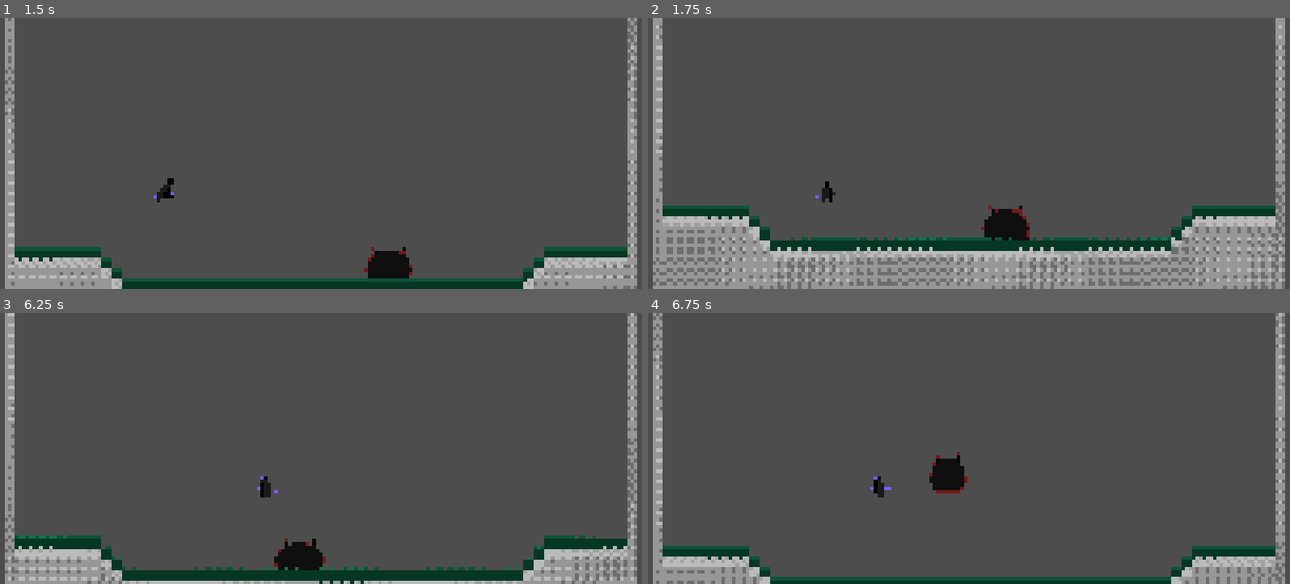
Above: before the commit, frames 1-4 (two rows, left to right).
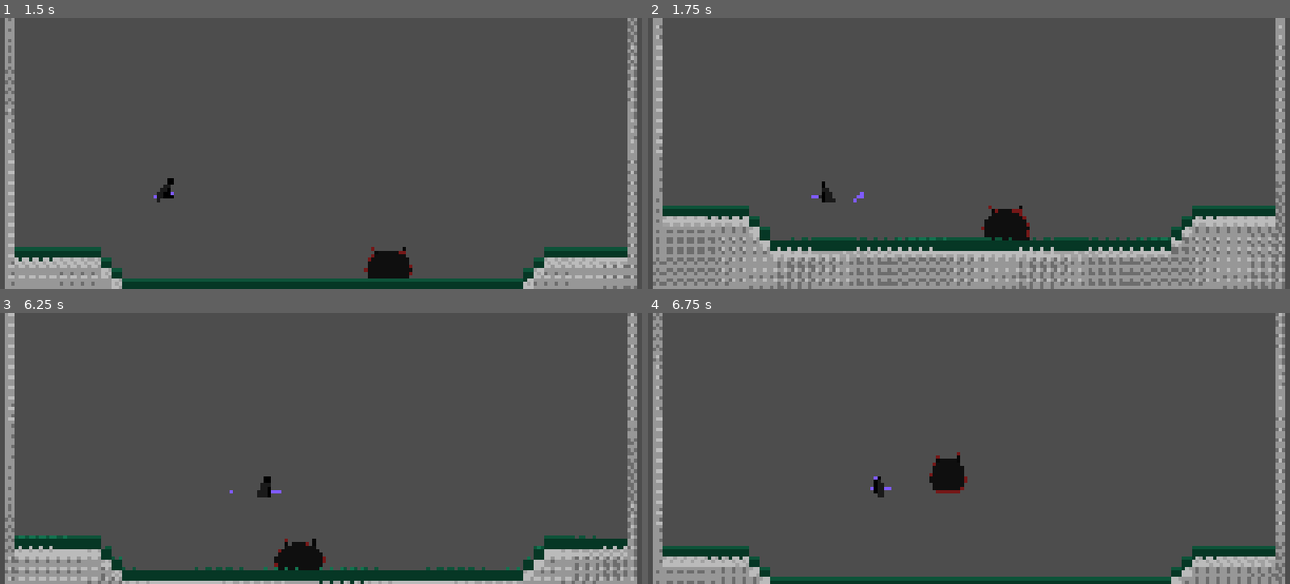
Above: after the commit, the same moments.

Repository: AnejMajnik/soulsvania
Game: Godot game, scene res://scenes/game.tscn
Same seed, same stepped clock (60 frames per second), same inputs: the game is played once before the commit and once after it.
Inputs (mouse positions are in pixels of both pictures, inside the frame that each line leads up to):
- Up to frame 1 (1.5 s): move the mouse to (462, 139) at 0.52 s; hold D (move_right) from 0.53 s (still down); click (462, 139) at 0.6 s; tap Space (jump) at 0.77, 0.8, 1.07, 1.35 s; move the mouse to (192, 167) at 1.27 s
- Up to frame 2 (1.75 s): keep holding D (move_right); tap Space (jump) at 1.52 s; click (840, 167) at 1.55 s
- Up to frame 3 (6.25 s): tap Space (jump) at 1.82, 2.3, 3.02, 3.32, 3.6, 3.77, 4.07, 4.52, 4.82, 5.3, 5.85, 6.02 s; move the mouse to (385, 388) at 2.02 s; release D (move_right) at 2.03 s; hold A (move_left) 2.03-2.78 s; click (385, 388) at 2.1 s; move the mouse to (288, 502) at 2.77 s; hold D (move_right) 2.78-4.28 s; click (288, 502) at 2.85 s; move the mouse to (513, 489) at 3.52 s; move the mouse to (128, 407) at 4.27 s; hold A (move_left) 4.28-5.03 s; click (128, 407) at 4.35 s; move the mouse to (353, 448) at 5.02 s; hold D (move_right) 5.03-5.78 s; click (353, 448) at 5.1 s; move the mouse to (224, 380) at 5.77 s; hold A (move_left) from 5.78 s (still down); click (224, 380) at 6.05 s
- Up to frame 4 (6.75 s): keep holding A (move_left); tap Space (jump) at 6.32 s; move the mouse to (1110, 434) at 6.52 s; click (1110, 434) at 6.6 s

Frame 1 is identical in both runs. In frame 2, 0.1% of the frame differs, in the area x 25-34%, y 60-69%; in frame 3, 0.1%; in frame 4, nothing differs.

Commit message:
Refactored player to use animation player for animations, as well as attack hit calls. Added sounds for footsteps and attack

Diff:
--- a/scenes/player.tscn
+++ b/scenes/player.tscn
@@ -3,8 +3,11 @@
 [ext_resource type="Texture2D" uid="uid://bkyeuvrutvh3u" path="res://assets/spritesheets/player_spritesheet.png" id="1_3vyb7"]
 [ext_resource type="Script" uid="uid://bs2ss227joghs" path="res://scripts/player.gd" id="1_g2els"]
 [ext_resource type="Script" uid="uid://bvpidnwfs1qx4" path="res://scripts/state_machine/state_machine.gd" id="3_qlg0r"]
+[ext_resource type="AudioStream" uid="uid://bj5jfwrvw60ua" path="res://assets/sounds/sword_slash.wav" id="3_ur7pv"]
 [ext_resource type="Script" uid="uid://br78qqwufxrq4" path="res://scripts/state_machine/player_states/player_idle_state.gd" id="4_tuyoq"]
+[ext_resource type="AudioStream" uid="uid://c4c17hqwlgbqw" path="res://assets/sounds/sword_clash.wav" id="4_y4r1p"]
 [ext_resource type="Script" uid="uid://ciltuolb0mr44" path="res://scripts/state_machine/player_states/player_move_state.gd" id="5_qlg0r"]
+[ext_resource type="AudioStream" uid="uid://cqagr00gjfmwc" path="res://assets/sounds/footsteps.wav" id="5_y4r1p"]
 [ext_resource type="Script" uid="uid://6ocqtedx8yik" path="res://scripts/state_machine/player_states/player_jump_state.gd" id="6_tuyoq"]
 [ext_resource type="Script" uid="uid://o7ankqefpxra" path="res://scripts/state_machine/player_states/player_attack_state.gd" id="7_fjrip"]
 
@@ -213,6 +216,249 @@
 "speed": 15.0
 }]
 
+[sub_resource type="Animation" id="Animation_d2wvv"]
+length = 0.001
+tracks/0/type = "value"
+tracks/0/imported = false
+tracks/0/enabled = true
+tracks/0/path = NodePath("AnimatedSprite2D:frame")
+tracks/0/interp = 1
+tracks/0/loop_wrap = true
+tracks/0/keys = {
+"times": PackedFloat32Array(0),
+"transitions": PackedFloat32Array(1),
+"update": 1,
+"values": [1]
+}
+tracks/1/type = "value"
+tracks/1/imported = false
+tracks/1/enabled = true
+tracks/1/path = NodePath("Sounds/SwordClash:playing")
+tracks/1/interp = 1
+tracks/1/loop_wrap = true
+tracks/1/keys = {
+"times": PackedFloat32Array(0),
+"transitions": PackedFloat32Array(1),
+"update": 1,
+"values": [false]
+}
+tracks/2/type = "value"
+tracks/2/imported = false
+tracks/2/enabled = true
+tracks/2/path = NodePath("Sounds/SwordSlash:playing")
+tracks/2/interp = 1
+tracks/2/loop_wrap = true
+tracks/2/keys = {
+"times": PackedFloat32Array(0),
+"transitions": PackedFloat32Array(1),
+"update": 1,
+"values": [false]
+}
+tracks/3/type = "value"
+tracks/3/imported = false
+tracks/3/enabled = true
+tracks/3/path = NodePath("AnimatedSprite2D:animation")
+tracks/3/interp = 1
+tracks/3/loop_wrap = true
+tracks/3/keys = {
+"times": PackedFloat32Array(0),
+"transitions": PackedFloat32Array(1),
+"update": 1,
+"values": [&"idle"]
+}
+tracks/4/type = "value"
+tracks/4/imported = false
+tracks/4/enabled = true
+tracks/4/path = NodePath("Sounds/Footsteps:playing")
+tracks/4/interp = 1
+tracks/4/loop_wrap = true
+tracks/4/keys = {
+"times": PackedFloat32Array(0),
+"transitions": PackedFloat32Array(1),
+"update": 1,
+"values": [false]
+}
+
+[sub_resource type="Animation" id="Animation_3v2ag"]
+resource_name = "attack_combo"
+step = 0.06666667
+tracks/0/type = "value"
+tracks/0/imported = false
+tracks/0/enabled = true
+tracks/0/path = NodePath("AnimatedSprite2D:frame")
+tracks/0/interp = 1
+tracks/0/loop_wrap = true
+tracks/0/keys = {
+"times": PackedFloat32Array(0, 0.06666667, 0.13333334, 0.20000002, 0.26666668, 0.33333334, 0.40000004, 0.4666667, 0.53333336, 0.6, 0.6666667, 0.73333335, 0.8000001, 0.86666673, 0.9333334, 1),
+"transitions": PackedFloat32Array(1, 1, 1, 1, 1, 1, 1, 1, 1, 1, 1, 1, 1, 1, 1, 1),
+"update": 1,
+"values": [0, 1, 3, 4, 5, 6, 7, 8, 9, 10, 11, 12, 13, 14, 15, 16]
+}
+tracks/1/type = "value"
+tracks/1/imported = false
+tracks/1/enabled = true
+tracks/1/path = NodePath("Sounds/SwordClash:playing")
+tracks/1/interp = 1
+tracks/1/loop_wrap = true
+tracks/1/keys = {
+"times": PackedFloat32Array(0.4666667),
+"transitions": PackedFloat32Array(1),
+"update": 1,
+"values": [true]
+}
+tracks/2/type = "value"
+tracks/2/imported = false
+tracks/2/enabled = true
+tracks/2/path = NodePath("Sounds/SwordSlash:playing")
+tracks/2/interp = 1
+tracks/2/loop_wrap = true
+tracks/2/keys = {
+"times": PackedFloat32Array(0.06666666),
+"transitions": PackedFloat32Array(1),
+"update": 1,
+"values": [true]
+}
+tracks/3/type = "value"
+tracks/3/imported = false
+tracks/3/enabled = true
+tracks/3/path = NodePath("AnimatedSprite2D:animation")
+tracks/3/interp = 1
+tracks/3/loop_wrap = true
+tracks/3/keys = {
+"times": PackedFloat32Array(0),
+"transitions": PackedFloat32Array(1),
+"update": 1,
+"values": [&"attack_combo"]
+}
+tracks/4/type = "method"
+tracks/4/imported = false
+tracks/4/enabled = true
+tracks/4/path = NodePath("StateMachine/Attack")
+tracks/4/interp = 1
+tracks/4/loop_wrap = true
+tracks/4/keys = {
+"times": PackedFloat32Array(0.2, 0.46666667),
+"transitions": PackedFloat32Array(1, 1),
+"values": [{
+"args": [],
+"method": &"deal_damage"
+}, {
+"args": [],
+"method": &"deal_damage"
+}]
+}
+
+[sub_resource type="Animation" id="Animation_ur7pv"]
+resource_name = "idle"
+length = 0.6
+loop_mode = 1
+step = 0.2
+tracks/0/type = "value"
+tracks/0/imported = false
+tracks/0/enabled = true
+tracks/0/path = NodePath("AnimatedSprite2D:frame")
+tracks/0/interp = 1
+tracks/0/loop_wrap = true
+tracks/0/keys = {
+"times": PackedFloat32Array(0, 0.2, 0.4, 0.6),
+"transitions": PackedFloat32Array(1, 1, 1, 1),
+"update": 1,
+"values": [0, 1, 2, 3]
+}
+tracks/1/type = "value"
+tracks/1/imported = false
+tracks/1/enabled = true
+tracks/1/path = NodePath("AnimatedSprite2D:animation")
+tracks/1/interp = 1
+tracks/1/loop_wrap = true
+tracks/1/keys = {
+"times": PackedFloat32Array(0),
+"transitions": PackedFloat32Array(1),
+"update": 1,
+"values": [&"idle"]
+}
+
+[sub_resource type="Animation" id="Animation_y4r1p"]
+resource_name = "jump"
+length = 0.001
+loop_mode = 1
+step = 0.2
+tracks/0/type = "value"
+tracks/0/imported = false
+tracks/0/enabled = true
+tracks/0/path = NodePath("AnimatedSprite2D:frame")
+tracks/0/interp = 1
+tracks/0/loop_wrap = true
+tracks/0/keys = {
+"times": PackedFloat32Array(0),
+"transitions": PackedFloat32Array(1),
+"update": 1,
+"values": [0]
+}
+tracks/1/type = "value"
+tracks/1/imported = false
+tracks/1/enabled = true
+tracks/1/path = NodePath("AnimatedSprite2D:animation")
+tracks/1/interp = 1
+tracks/1/loop_wrap = true
+tracks/1/keys = {
+"times": PackedFloat32Array(0),
+"transitions": PackedFloat32Array(1),
+"update": 1,
+"values": [&"jump"]
+}
+
+[sub_resource type="Animation" id="Animation_jej6c"]
+resource_name = "run"
+length = 0.26666668
+loop_mode = 1
+step = 0.06666667
+tracks/0/type = "value"
+tracks/0/imported = false
+tracks/0/enabled = true
+tracks/0/path = NodePath("AnimatedSprite2D:animation")
+tracks/0/interp = 1
+tracks/0/loop_wrap = true
+tracks/0/keys = {
+"times": PackedFloat32Array(0),
+"transitions": PackedFloat32Array(1),
+"update": 1,
+"values": [&"run"]
+}
+tracks/1/type = "value"
+tracks/1/imported = false
+tracks/1/enabled = true
+tracks/1/path = NodePath("AnimatedSprite2D:frame")
+tracks/1/interp = 1
+tracks/1/loop_wrap = true
+tracks/1/keys = {
+"times": PackedFloat32Array(0, 0.06666667, 0.13333334, 0.20000002),
+"transitions": PackedFloat32Array(1, 1, 1, 1),
+"update": 1,
+"values": [0, 1, 2, 3]
+}
+tracks/2/type = "value"
+tracks/2/imported = false
+tracks/2/enabled = true
+tracks/2/path = NodePath("Sounds/Footsteps:playing")
+tracks/2/interp = 1
+tracks/2/loop_wrap = true
+tracks/2/keys = {
+"times": PackedFloat32Array(0),
+"transitions": PackedFloat32Array(1),
+"update": 1,
+"values": [true]
+}
+
+[sub_resource type="AnimationLibrary" id="AnimationLibrary_jej6c"]
+_data = {
+&"RESET": SubResource("Animation_d2wvv"),
+&"attack_combo": SubResource("Animation_3v2ag"),
+&"idle": SubResource("Animation_ur7pv"),
+&"jump": SubResource("Animation_y4r1p"),
+&"run": SubResource("Animation_jej6c")
+}
+
 [sub_resource type="CapsuleShape2D" id="CapsuleShape2D_e204l"]
 radius = 7.0
 height = 26.0
@@ -229,9 +475,26 @@
 unique_name_in_owner = true
 position = Vector2(0, -16)
 sprite_frames = SubResource("SpriteFrames_nrent")
-animation = &"attack_combo"
-autoplay = "idle"
-frame = 8
+animation = &"idle"
+
+[node name="AnimationPlayer" type="AnimationPlayer" parent="." unique_id=1016761409]
+unique_name_in_owner = true
+libraries/ = SubResource("AnimationLibrary_jej6c")
+
+[node name="Sounds" type="Node2D" parent="." unique_id=1269515662]
+
+[node name="SwordSlash" type="AudioStreamPlayer2D" parent="Sounds" unique_id=1016300145]
+position = Vector2(0, -16)
+stream = ExtResource("3_ur7pv")
+volume_db = -4.0
+
+[node name="SwordClash" type="AudioStreamPlayer2D" parent="Sounds" unique_id=1550299497]
+stream = ExtResource("4_y4r1p")
+volume_db = -4.0
+
+[node name="Footsteps" type="AudioStreamPlayer2D" parent="Sounds" unique_id=207916780]
+stream = ExtResource("5_y4r1p")
+volume_db = 3.0
 
 [node name="CollisionShape2D" type="CollisionShape2D" parent="." unique_id=943934630]
 position = Vector2(-2, -13)
@@ -279,9 +542,6 @@
 player = NodePath("../..")
 metadata/_custom_type_script = "uid://bt027fcrq1hh2"
 
-[connection signal="animation_finished" from="AnimatedSprite2D" to="." method="_on_animated_sprite_2d_animation_finished"]
-[connection signal="animation_finished" from="AnimatedSprite2D" to="StateMachine/Attack" method="_on_animated_sprite_2d_animation_finished"]
-[connection signal="frame_changed" from="AnimatedSprite2D" to="." method="_on_animated_sprite_2d_frame_changed"]
-[connection signal="frame_changed" from="AnimatedSprite2D" to="StateMachine/Attack" method="_on_animated_sprite_2d_frame_changed"]
+[connection signal="animation_finished" from="AnimationPlayer" to="StateMachine/Attack" method="_on_animation_player_animation_finished"]
 [connection signal="body_entered" from="Area2D" to="." method="_on_area_2d_body_entered"]
 [connection signal="body_exited" from="Area2D" to="." method="_on_area_2d_body_exited"]
--- a/scripts/state_machine/player_states/player_attack_state.gd
+++ b/scripts/state_machine/player_states/player_attack_state.gd
@@ -10,6 +10,7 @@
 # Signals
 signal hit
 
+@onready var animation_player: AnimationPlayer = %AnimationPlayer
 @onready var animated_sprite: AnimatedSprite2D = %AnimatedSprite2D
 
 func read_inputs() -> void:
@@ -17,23 +18,19 @@
 	if Input.is_action_just_pressed("jump"):
 		switch_state.emit(jump_state)
 
-	# Jump
-	if Input.is_action_just_pressed("jump"):
-		switch_state.emit(jump_state)
 
 func enter_state() -> void:
+	animated_sprite.stop()
 	player.velocity.x = 0
-	animated_sprite.play("attack_combo")
+	animation_player.play("attack_combo")
 
 func physics_update(_delta: float) -> void:
 	read_inputs()
 
-func _on_animated_sprite_2d_animation_finished() -> void:
-	if animated_sprite.animation == "attack_combo":
+func deal_damage():
+	if player.current_enemy != null:
+		hit.emit()
+
+func _on_animation_player_animation_finished(anim_name: StringName) -> void:
+	if anim_name == "attack_combo":
 		switch_state.emit(idle_state)
-
-func _on_animated_sprite_2d_frame_changed() -> void:
-	if animated_sprite and animated_sprite.animation == "attack_combo":
-		if animated_sprite.frame in [4, 8]:
-			if player.current_enemy != null:
-				hit.emit()
--- a/scripts/state_machine/player_states/player_idle_state.gd
+++ b/scripts/state_machine/player_states/player_idle_state.gd
@@ -9,6 +9,7 @@
 @export var player: Player
 
 @onready var animated_sprite: AnimatedSprite2D = %AnimatedSprite2D
+@onready var animation_player: AnimationPlayer = %AnimationPlayer
 
 func read_inputs() -> void:
 	# Move
@@ -27,7 +28,7 @@
 
 func enter_state() -> void:
 	player.velocity.x = 0
-	animated_sprite.play("idle")
+	animation_player.play("idle")
 
 func physics_update(_delta: float) -> void:
 	read_inputs()
--- a/scripts/state_machine/player_states/player_jump_state.gd
+++ b/scripts/state_machine/player_states/player_jump_state.gd
@@ -9,6 +9,7 @@
 
 # References
 @onready var animated_sprite: AnimatedSprite2D = %AnimatedSprite2D
+@onready var animation_player: AnimationPlayer = %AnimationPlayer
 
 var can_double_jump: bool = true
 
@@ -30,7 +31,7 @@
 		switch_state.emit(attack_state)
 
 func jump():
-	animated_sprite.play("jump")
+	animation_player.play("jump")
 	player.velocity.y = player.JUMP_VELOCITY
 
 func enter_state() -> void:
--- a/scripts/state_machine/player_states/player_move_state.gd
+++ b/scripts/state_machine/player_states/player_move_state.gd
@@ -9,16 +9,17 @@
 
 @onready var animated_sprite: AnimatedSprite2D = %AnimatedSprite2D
 @onready var area_2d: Area2D = $"../../Area2D"
+@onready var animation_player: AnimationPlayer = %AnimationPlayer
 
 func read_inputs() -> void:
 	# Get input direction
 	var direction := Input.get_axis("move_left", "move_right")
 
 	if direction != 0:
-		animated_sprite.play("run")
+		animation_player.play("run")
 		player.velocity.x = direction * player.SPEED
 	else:
-		animated_sprite.play("idle")
+		animation_player.play("idle")
 		player.velocity.x = move_toward(player.velocity.x, 0, player.DECCELERATION_SPEED)
 		if player.velocity.x == 0:
 			switch_state.emit(idle_state)
@@ -32,7 +33,7 @@
 		switch_state.emit(attack_state)
 
 func enter_state() -> void:
-	animated_sprite.play("run")
+	animation_player.play("run")
 
 func physics_update(_delta: float) -> void:
 	read_inputs()
Not shown, added: assets/sounds/footsteps.wav.import
Not shown, added: assets/sounds/sword_clash.wav.import
Not shown, added: assets/sounds/sword_slash.wav.import
Not shown, added: assets/sounds/footsteps.wav
Not shown, added: assets/sounds/sword_clash.wav
Not shown, added: assets/sounds/sword_slash.wav
